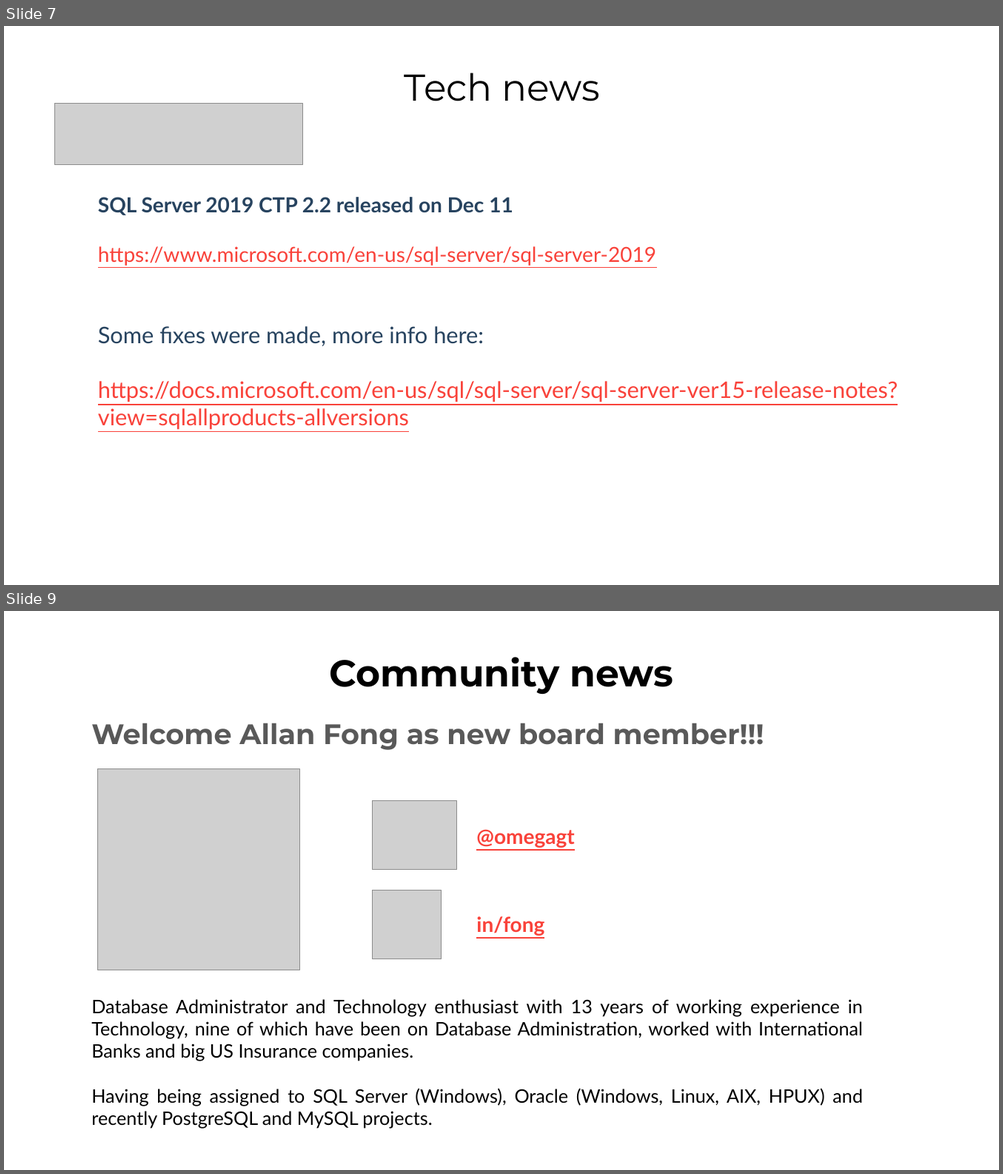
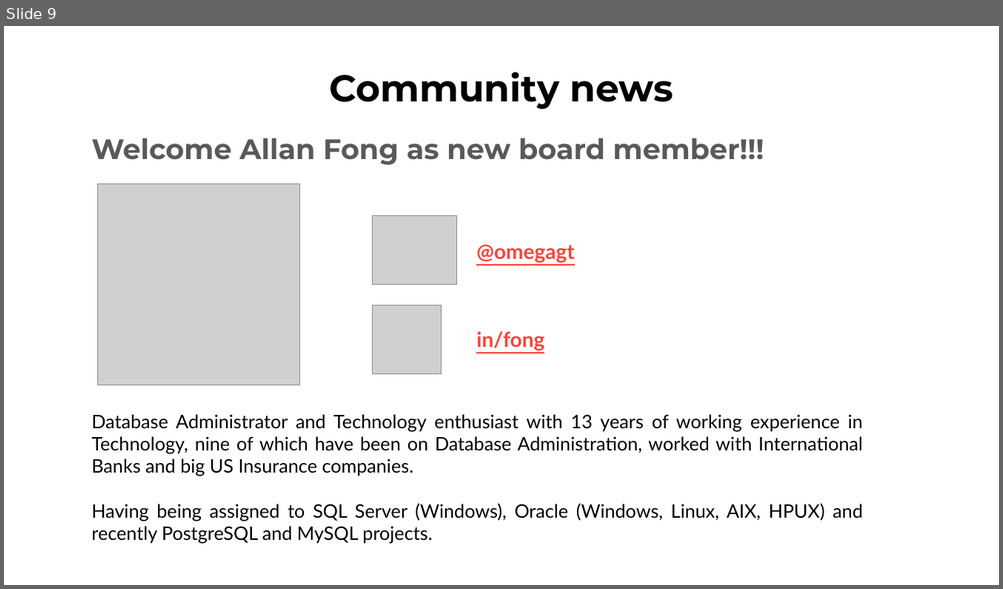
Before and after one commit to GTSSUG/Sessions, a slide deck: 20190123/PASS-GTSSUG-20190123.pptx. Shown one above the other, each under a label of ours: slides 7 and 9 before the commit, slide 9 after it; the slides between them are not shown. The pictures are 1003x1174 and 1003x589 pixels, drawn with LibreOffice and Linux fonts; fonts in the diff are those of the drawing; grey boxes stand for pictures; background and template pictures are left out. Boxes give left, top, right and bottom in pixels: in the first picture for what was removed or moved away, otherwise in the second. Text is boxed around its words. In the diff, an @@ line names an element or a change of style, - is before the commit and + after.

```diff
--- a/20190123/PASS-GTSSUG-20190123.pptx
+++ b/20190123/PASS-GTSSUG-20190123.pptx
@@ slide 7 removed at [4, 26, 999, 585], background #FFFFFF @@
@@ title removed at [404, 73, 600, 101] @@
-Tech news
@@ picture removed at [55, 104, 302, 165] @@
@@ text removed at [98, 197, 897, 430] @@
-SQL Server 2019 CTP 2.2 released on Dec 11
-https://www.microsoft.com/en-us/sql-server/sql-server-2019
-Some fixes were made, more info here:
-https://docs.microsoft.com/en-us/sql/sql-server/sql-server-ver15-release-notes?view=sqlallproducts-allversions
```
Also in this commit, not shown: 8 slides changed, 2 slides added, 1 other slide removed.
